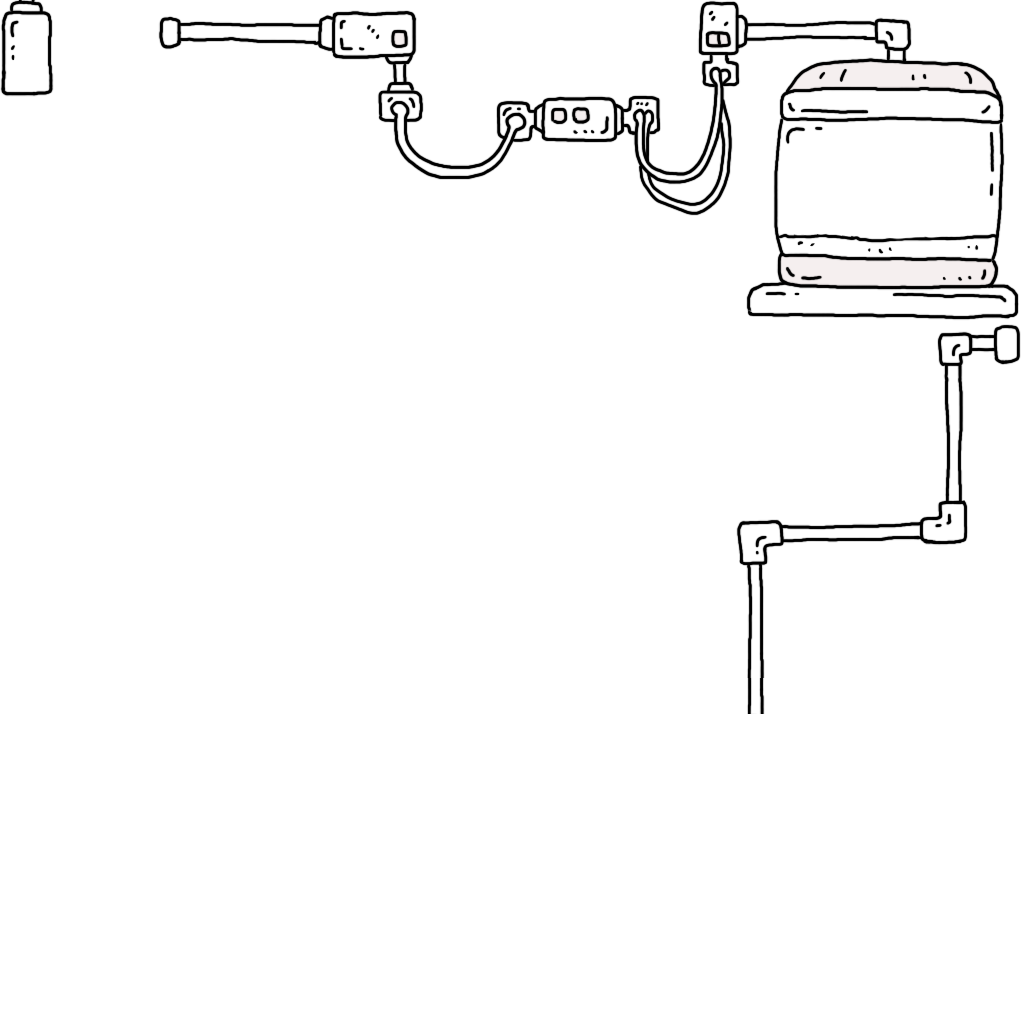
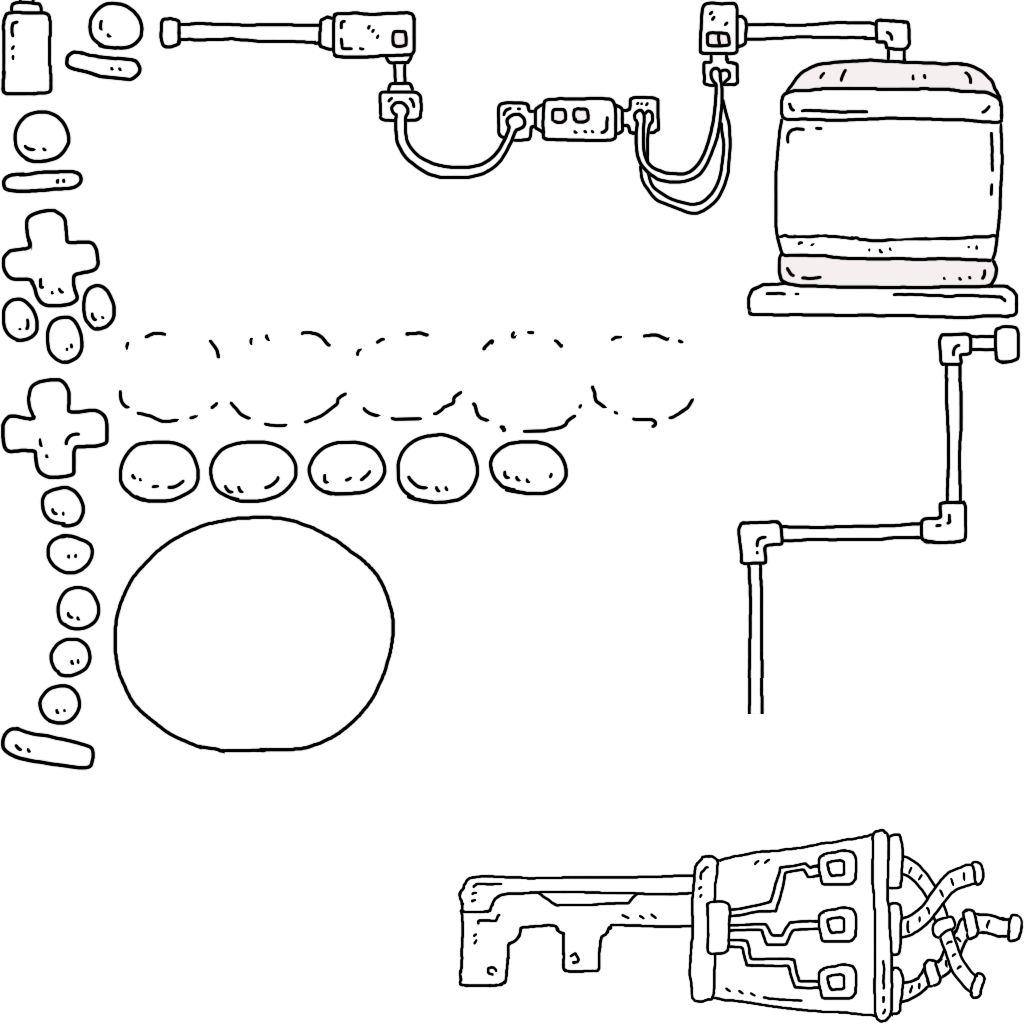
Two versions of the same layered image (1024px x 1024px). Layer-by-layer changes:
added group "扉をカギで開ける" with 22 layers above "レイヤー 0" over [0, 0, 1024, 1024]
added layer "レイヤー 6" in group "扉をカギで開ける" over [457, 828, 1024, 1024]
added layer "ライト" in group "扉をカギで開ける" over [112, 514, 396, 755]
added layer "ヒント1" in group "扉をカギで開ける" over [64, 0, 145, 83]
added layer "ヒント2" in group "扉をカギで開ける" over [1, 109, 84, 195]
added layer "ヒント3" in group "扉をカギで開ける" over [0, 207, 117, 365]
added layer "ヒント4" in group "扉をカギで開ける" over [0, 377, 110, 576]
added layer "ヒント5" in group "扉をカギで開ける" over [0, 585, 102, 771]
added layer "ボタン1" in group "扉をカギで開ける" over [118, 439, 201, 504]
added layer "枠1" in group "扉をカギで開ける" over [117, 330, 221, 424]
added layer "ボタン2" in group "扉をカギで開ける" over [208, 439, 299, 504]
added layer "枠2" in group "扉をカギで開ける" over [228, 330, 348, 429]
added layer "ボタン3" in group "扉をカギで開ける" over [306, 439, 388, 497]
added layer "枠3" in group "扉をカギで開ける" over [355, 330, 463, 422]
added layer "ボタン4" in group "扉をカギで開ける" over [395, 432, 481, 506]
added layer "枠4" in group "扉をカギで開ける" over [471, 330, 583, 434]
added layer "ボタン5" in group "扉をカギで開ける" over [488, 439, 569, 497]
added layer "枠5" in group "扉をカギで開ける" over [590, 332, 695, 429]
added group "施設" with 4 layers in group "扉をカギで開ける" over [0, 0, 695, 714]
